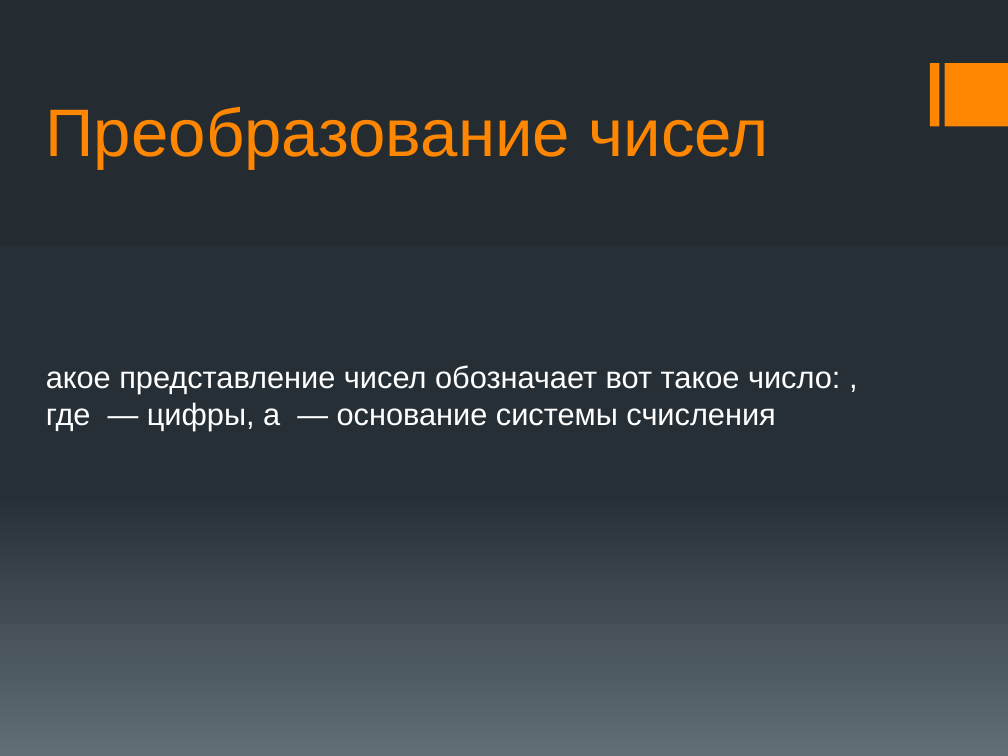
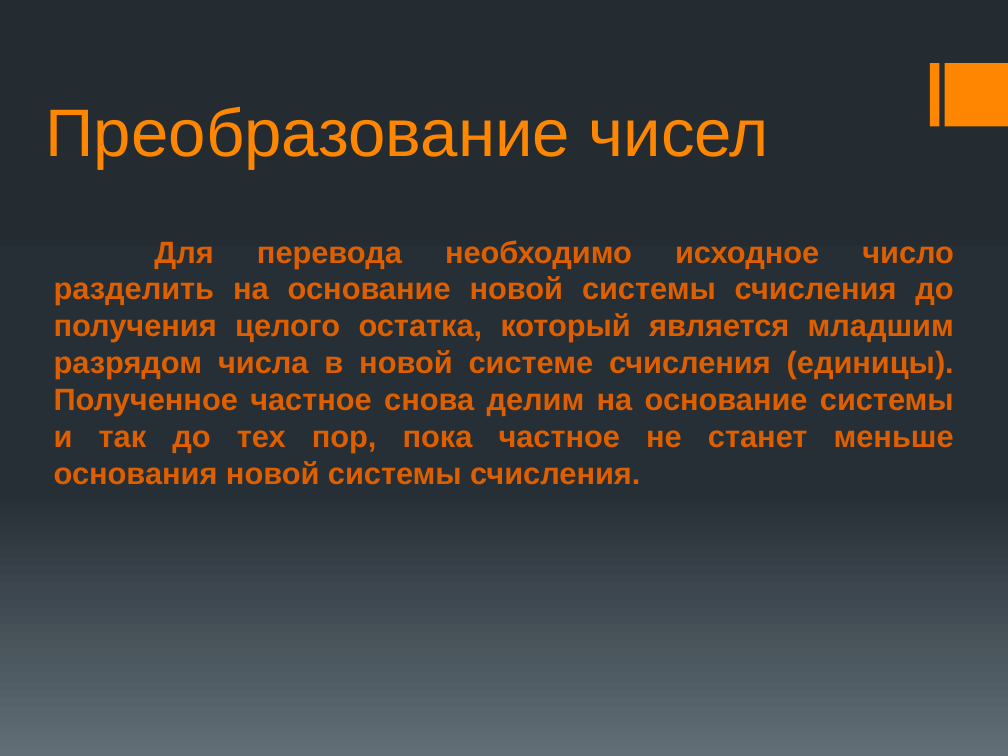
Before and after one commit to goitgroup6/Final-Project, a slide deck: slide 3 of presentetion.pptx. Drawn at 1008x756 pixels with LibreOffice and Linux fonts; fonts in the diff are those of the drawing. Boxes give left, top, right and bottom in pixels: in the first picture for what was removed or moved away, otherwise in the second. Text is boxed around its words. In the diff, an @@ line names an element or a change of style, - is before the commit and + after.

```diff
--- a/presentetion.pptx
+++ b/presentetion.pptx
@@ subtitle at bbox=[54, 240, 954, 485]: text changed; text colour #FFFFFF to none; bold on @@
-акое представление чисел обозначает вот такое число: , где — цифры, а — основание системы счисления
+Для перевода необходимо исходное число разделить на основание новой системы счисления до получения целого остатка, который является младшим разрядом числа в новой системе счисления (единицы). Полученное частное снова делим на основание системы и так до тех пор, пока частное не станет меньше основания новой системы счисления.
```
